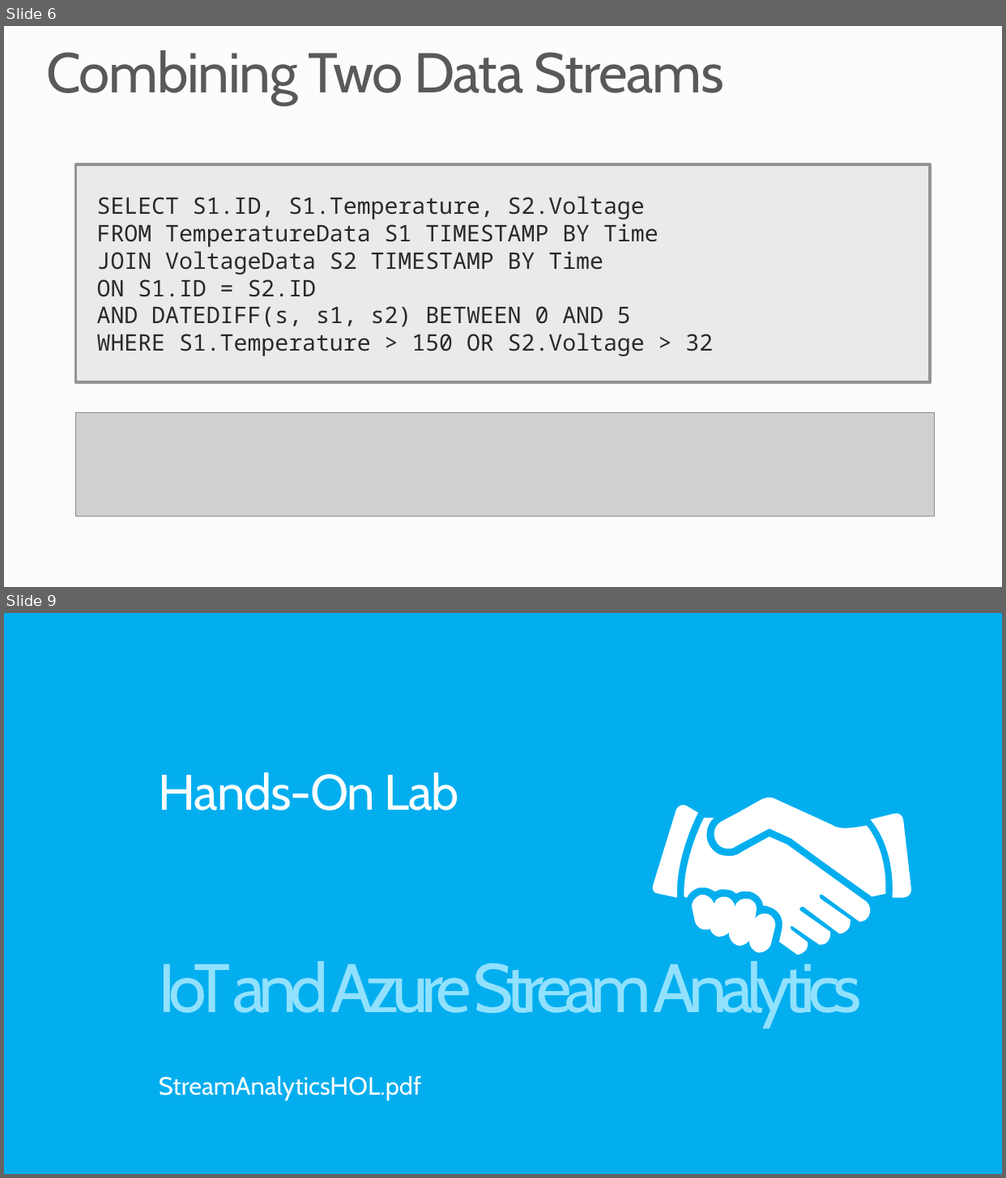
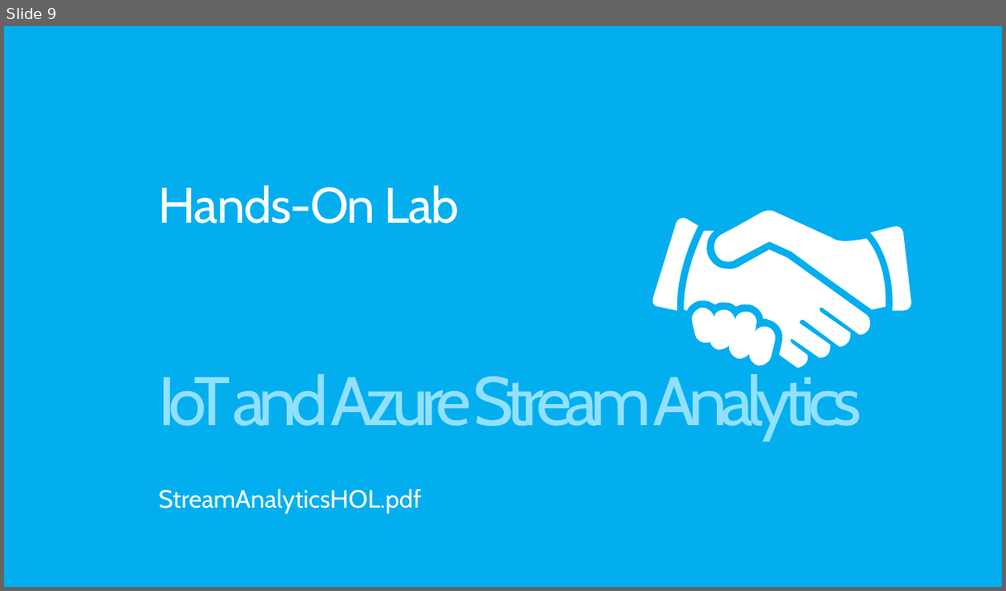
Before and after one commit to MSRConnections/Azure-training-course, a slide deck: Content/Stream Analytics/Azure Stream Analytics.pptx. Shown one above the other, each under a label of ours: slides 6 and 9 before the commit, slide 9 after it; the slides between them are not shown. The pictures are 1006x1178 and 1006x591 pixels, drawn with LibreOffice and Linux fonts; fonts in the diff are those of the drawing; grey boxes stand for pictures; background and template pictures are left out. Boxes give left, top, right and bottom in pixels: in the first picture for what was removed or moved away, otherwise in the second. Text is boxed around its words. In the diff, an @@ line names an element or a change of style, - is before the commit and + after.

```diff
--- a/Content/Stream Analytics/Azure Stream Analytics.pptx
+++ b/Content/Stream Analytics/Azure Stream Analytics.pptx
@@ slide 6 removed at <box>4,26,1002,587</box>, background #FCFCFC @@
@@ title removed at <box>46,50,724,105</box> @@
-Combining Two Data Streams
@@ rectangle removed at <box>76,165,931,382</box> @@
-SELECT S1.ID, S1.Temperature, S2.Voltage
-FROM TemperatureData S1 TIMESTAMP BY Time
-JOIN VoltageData S2 TIMESTAMP BY Time
-ON S1.ID = S2.ID
-AND DATEDIFF(s, s1, s2) BETWEEN 0 AND 5
-WHERE S1.Temperature > 150 OR S2.Voltage > 32
@@ picture removed at <box>76,413,935,516</box> @@
```
Also in this commit, not shown: 2 slides changed, 4 slides added, 3 other slides removed.
